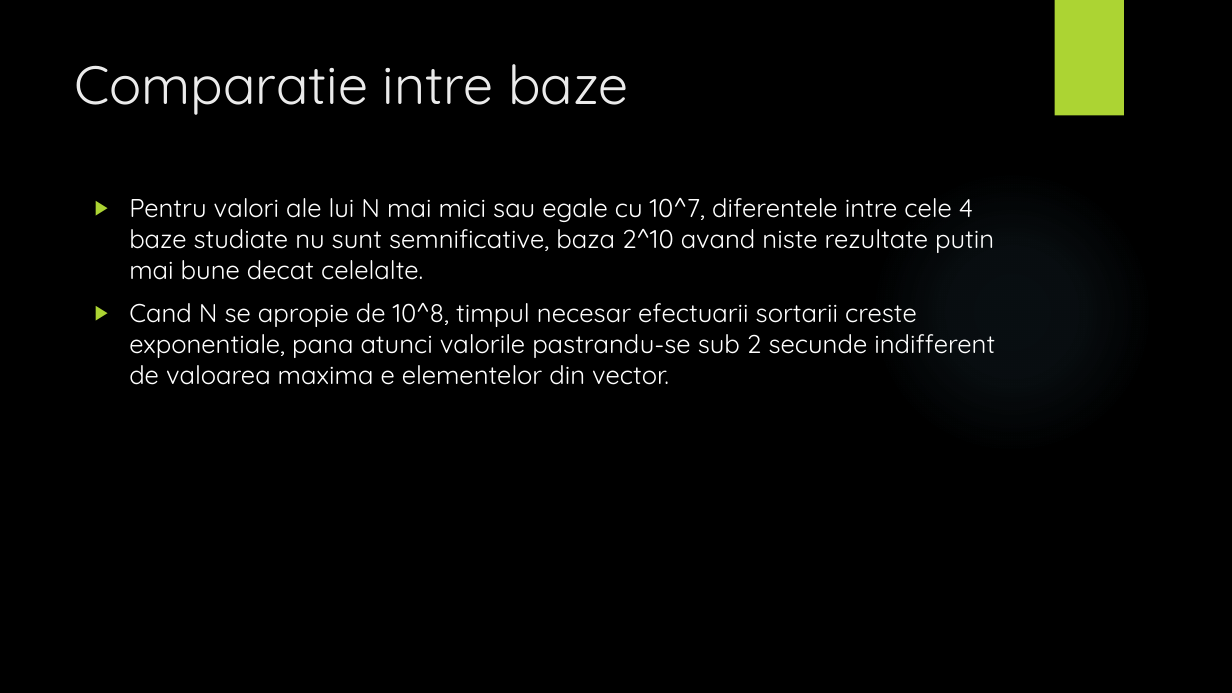
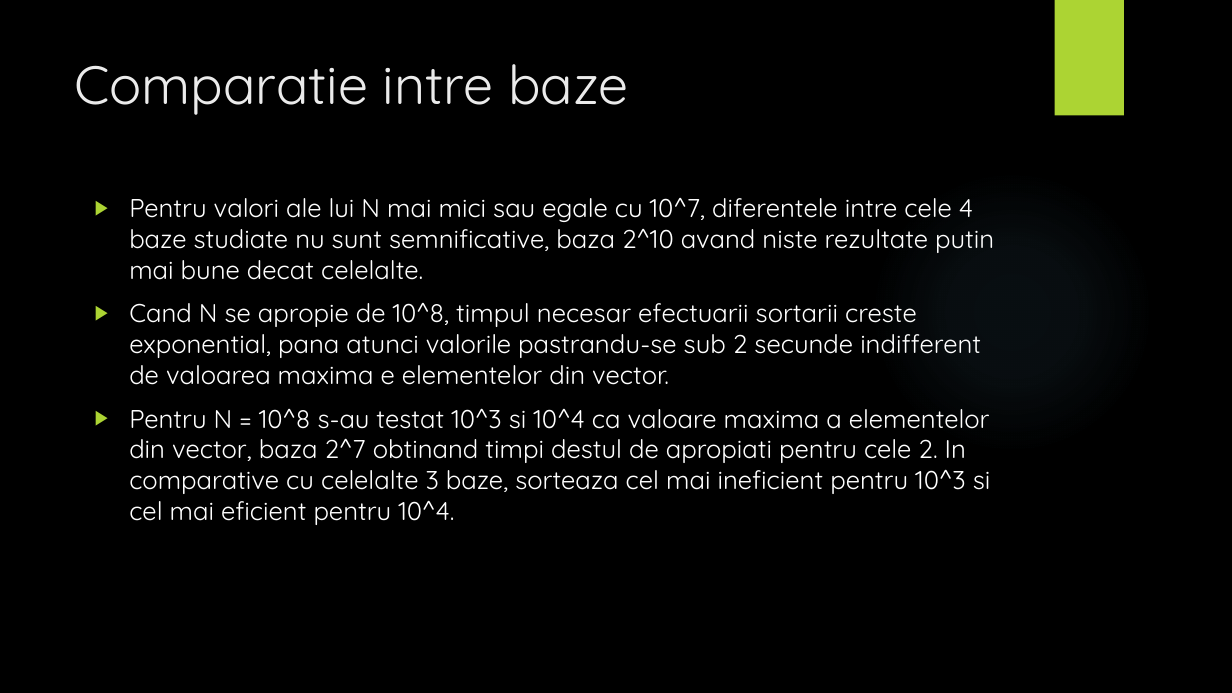
Before and after one commit to adelp13/Sorting-Algorithms, a slide deck: slide 4 of proiect1SD/Prezentare.pptx. Drawn at 1232x693 pixels with LibreOffice and Linux fonts; fonts in the diff are those of the drawing; background and template pictures are left out. Boxes give left, top, right and bottom in pixels: in the first picture for what was removed or moved away, otherwise in the second. Text is boxed around its words. In the diff, an @@ line names an element or a change of style, - is before the commit and + after.

Commit message:
comparare sortari

```diff
--- a/proiect1SD/Prezentare.pptx
+++ b/proiect1SD/Prezentare.pptx
@@ text at bbox=[129, 303, 991, 525]: text changed @@
-▶ Cand N se apropie de 10^8, timpul necesar efectuarii sortarii creste exponentiale, pana atunci valorile pastrandu-se sub 2 secunde indifferent de valoarea maxima e elementelor din vector.
+▶ Cand N se apropie de 10^8, timpul necesar efectuarii sortarii creste exponential, pana atunci valorile pastrandu-se sub 2 secunde indifferent de valoarea maxima e elementelor din vector.
+▶ Pentru N = 10^8 s-au testat 10^3 si 10^4 ca valoare maxima a elementelor din vector, baza 2^7 obtinand timpi destul de apropiati pentru cele 2. In comparative cu celelalte 3 baze, sorteaza cel mai ineficient pentru 10^3 si cel mai eficient pentru 10^4.
```
Also in this commit, not shown: 2 slides added, 4 other files.
